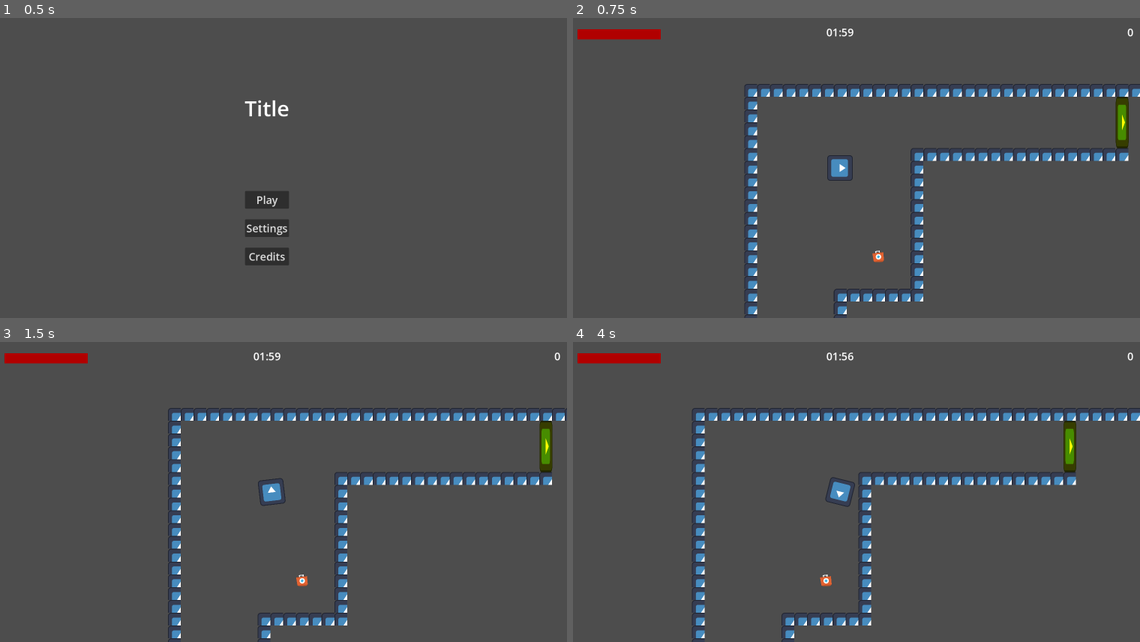
Above: before the commit, frames 1-4 (two rows, left to right).
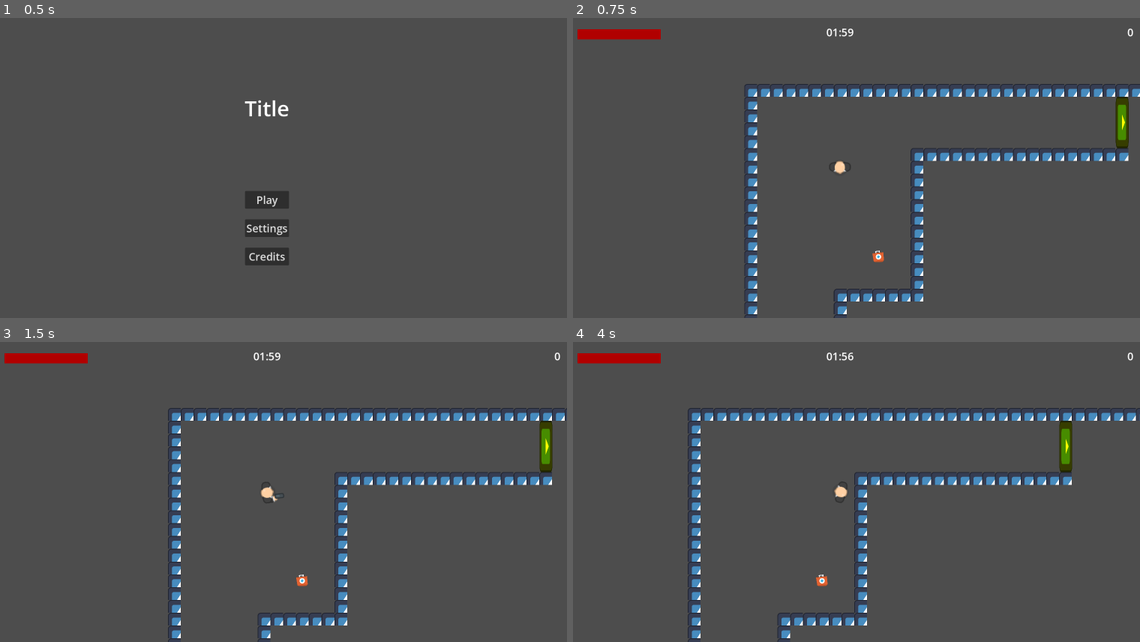
Above: after the commit, the same moments.

Repository: AltairGameStudio/Godot-Wild-Jam-93-Team-1
Game: Godot game, scene res://scenes/main_menu.tscn
Two runs of this game, one before a commit and one after it. Both use one fixed random seed, a clock stepped at 60 frames per second and the inputs below. The engine's default icon, where the game draws it, is replaced by a stand-in: a white triangle on a blue panel in a dark square.
Inputs (mouse positions are in pixels of both pictures, inside the frame that each line leads up to):
- Up to frame 1 (0.5 s): no input
- Up to frame 2 (0.75 s): click "Play" at 0.5 s
- Up to frame 3 (1.5 s): tap Enter at 1.25 s; move the mouse to (396, 477) at 1.27 s; hold D (ui_right) from 1.28 s (still down); hold Right mouse button (equip) from 1.28 s (still down); click (396, 477) at 1.42 s
- Up to frame 4 (4 s): release D (ui_right) at 2 s; release Right mouse button (equip) at 2 s; drag from (720, 507) to (873, 489) at 2.02 s; move the mouse to (901, 426) at 2.77 s; hold D (ui_right) 2.78-3.5 s; hold E (heal) 2.78-3.5 s; right-click (901, 426) at 3.05 s; drag from (811, 552) to (658, 447) at 3.52 s

Frame 1 is identical in both runs. In frame 2, 0.2% of the frame differs, in the area x 44-50%, y 45-55%; in frame 3, 0.3%; in frame 4, 5.6%, in the area x 20-100%, y 22-100%.

Commit message:
Adicionando sprites do player

Diff:
--- a/scenes/player.tscn
+++ b/scenes/player.tscn
@@ -1,22 +1,28 @@
 [gd_scene format=3 uid="uid://cyshgyvntusxc"]
 
-[ext_resource type="Texture2D" uid="uid://cp100m3062y3f" path="res://icon.svg" id="1_3vyb7"]
 [ext_resource type="Script" uid="uid://bs3a2n6inmvov" path="res://scripts/player.gd" id="1_g2els"]
+[ext_resource type="Texture2D" uid="uid://dga3w2ehyndap" path="res://assets/player/hitman1_stand.png" id="2_dqkch"]
+[ext_resource type="Texture2D" uid="uid://bcstws6dvwbmk" path="res://assets/player/hitman1_hold.png" id="2_g2els"]
+[ext_resource type="Texture2D" uid="uid://dbq7r3guj3y3l" path="res://assets/player/hitman1_gun.png" id="4_qlg0r"]
 
 [sub_resource type="RectangleShape2D" id="RectangleShape2D_g2els"]
-size = Vector2(127, 130)
+size = Vector2(83, 108)
 
 [sub_resource type="RectangleShape2D" id="RectangleShape2D_qhqgy"]
-size = Vector2(133.75, 131)
+size = Vector2(67, 166)
 
 [node name="Player" type="CharacterBody2D" unique_id=1287792069 groups=["player"]]
 script = ExtResource("1_g2els")
+sprite_idle = ExtResource("2_dqkch")
+sprite_walk = ExtResource("2_g2els")
+sprite_equipped = ExtResource("4_qlg0r")
 
 [node name="Sprite2D" type="Sprite2D" parent="." unique_id=835406601]
-texture = ExtResource("1_3vyb7")
+scale = Vector2(2.5, 2.5)
+texture = ExtResource("2_g2els")
 
 [node name="CollisionShape2D" type="CollisionShape2D" parent="." unique_id=1990140034]
-position = Vector2(-0.5, 0)
+position = Vector2(2.5, 0)
 shape = SubResource("RectangleShape2D_g2els")
 
 [node name="AimRayCast" type="RayCast2D" parent="." unique_id=776058415]
@@ -27,7 +33,7 @@
 collision_mask = 3
 
 [node name="CollisionShape2D" type="CollisionShape2D" parent="InteractArea" unique_id=744042015]
-position = Vector2(130.125, -0.5)
+position = Vector2(77.5, 0)
 shape = SubResource("RectangleShape2D_qhqgy")
 
 [node name="Camera2D" type="Camera2D" parent="." unique_id=1575183668]
--- a/scripts/player.gd
+++ b/scripts/player.gd
@@ -7,6 +7,12 @@
 @onready var interact_area = $InteractArea
 @onready var tracer_line = $TracerLine
 @onready var heal_bar = $HealBar
+
+@onready var sprite_2d = $Sprite2D
+
+@export var sprite_idle: Texture2D
+@export var sprite_walk: Texture2D
+@export var sprite_equipped: Texture2D
 
 @export var max_health: int = 5
 var current_health: int = max_health
@@ -49,6 +55,7 @@
 
 	move_and_slide()
 	look_at(get_global_mouse_position())
+	update_sprite()
 
 func _unhandled_input(event: InputEvent) -> void:
 	if event.is_action_pressed("equip"):
@@ -156,3 +163,11 @@
 	if GameManager.use_medkit():
 		current_health = min(current_health + 2, max_health)
 	stop_healing()
+
+func update_sprite() -> void:
+	if is_weapon_equipped:
+		sprite_2d.texture = sprite_equipped
+	elif velocity.length() > 0:
+		sprite_2d.texture = sprite_walk
+	else:
+		sprite_2d.texture = sprite_idle
Binary file added: assets/player/hitman1_gun.png
Not shown, added: assets/player/hitman1_gun.png.import
Binary file added: assets/player/hitman1_hold.png
Not shown, added: assets/player/hitman1_hold.png.import
Binary file added: assets/player/hitman1_stand.png
Not shown, added: assets/player/hitman1_stand.png.import
